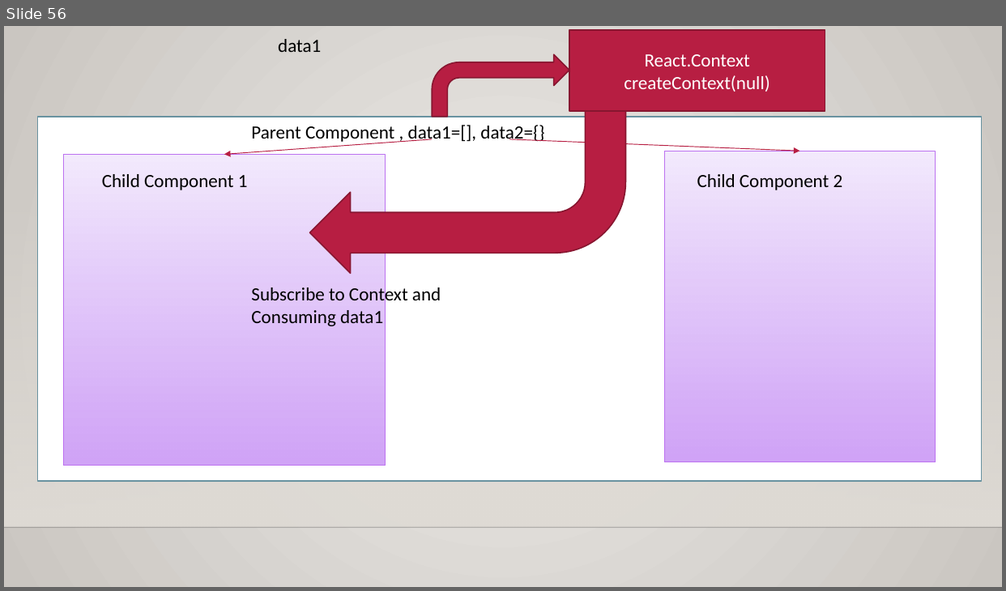
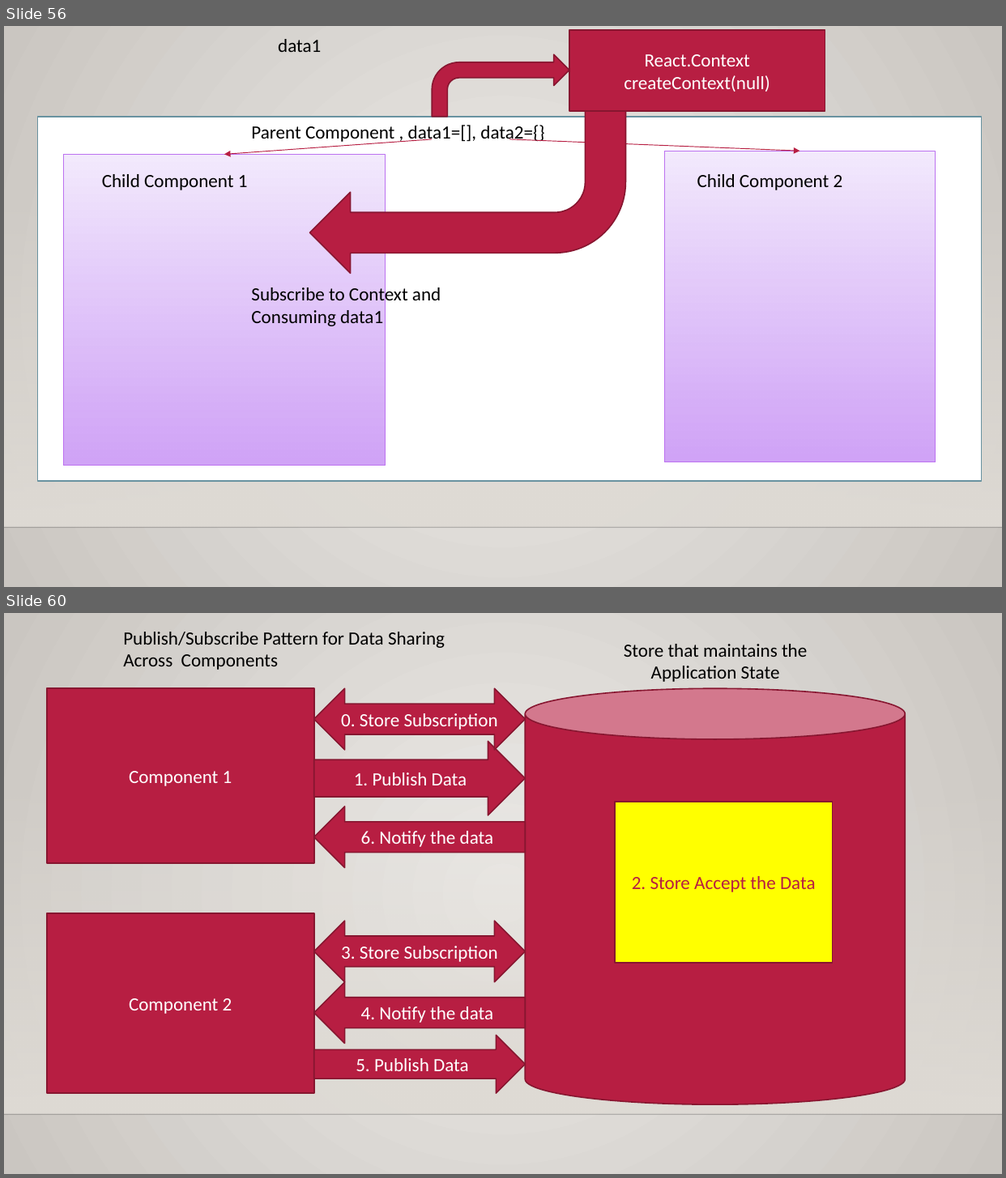
Before and after one commit to maheshsabnis/blazejan2021, a slide deck: Training_Notes_PPTs.pptx. Shown one above the other, each under a label of ours: slide 56 before the commit, slides 56 and 60 after it; the slides between them are not shown. The pictures are 1006x591 and 1006x1178 pixels, drawn with LibreOffice and Linux fonts; fonts in the diff are those of the drawing; background and template pictures are left out. Boxes give left, top, right and bottom in pixels: in the first picture for what was removed or moved away, otherwise in the second. Text is boxed around its words. In the diff, an @@ line names an element or a change of style, - is before the commit and + after.

```diff
--- a/Training_Notes_PPTs.pptx
+++ b/Training_Notes_PPTs.pptx
@@ slide 60 added at <box>4,613,1002,1174</box>, background gradient #ECEAE7 to #CAC7C1; not listed: 2 template elements that a slide beside it also shows @@
@@ text added at <box>123,632,445,670</box>, 18 pt, text #000000 @@
+Publish/Subscribe Pattern for Data Sharing Across Components
@@ text added at <box>624,644,807,682</box>, 18 pt, text #000000 @@
+Store that maintains the Application State
@@ rectangle added at <box>47,688,314,864</box>, fill #B71E42, outline #871631 1.25 pt, 18 pt, text #FFFFFF @@
+Component 1
@@ left right arrow added at <box>314,688,525,750</box>, fill #B71E42, outline #871631 1.25 pt, 18 pt, text #FFFFFF @@
+0. Store Subscription
@@ cylinder added at <box>525,688,906,1105</box>, fill #B71E42, outline #871631 1.25 pt @@
@@ right arrow added at <box>314,741,525,815</box>, fill #B71E42, outline #871631 1.25 pt, 18 pt, text #FFFFFF @@
+1. Publish Data
@@ left arrow added at <box>314,807,525,868</box>, fill #B71E42, outline #871631 1.25 pt, 18 pt, text #FFFFFF @@
+6. Notify the data
@@ rectangle added at <box>615,802,832,963</box>, fill #FFFF00, outline #871631 1.25 pt, 18 pt, text #B71E42 @@
+2. Store Accept the Data
@@ rectangle added at <box>47,914,314,1093</box>, fill #B71E42, outline #871631 1.25 pt, 18 pt, text #FFFFFF @@
+Component 2
@@ left right arrow added at <box>314,921,525,982</box>, fill #B71E42, outline #871631 1.25 pt, 18 pt, text #FFFFFF @@
+3. Store Subscription
@@ left arrow added at <box>314,982,525,1043</box>, fill #B71E42, outline #871631 1.25 pt, 18 pt, text #FFFFFF @@
+4. Notify the data
@@ right arrow added at <box>314,1035,525,1093</box>, fill #B71E42, outline #871631 1.25 pt, 18 pt, text #FFFFFF @@
+5. Publish Data
```
Also in this commit, not shown: 1 slide changed, 3 other slides added, 4 other files.
